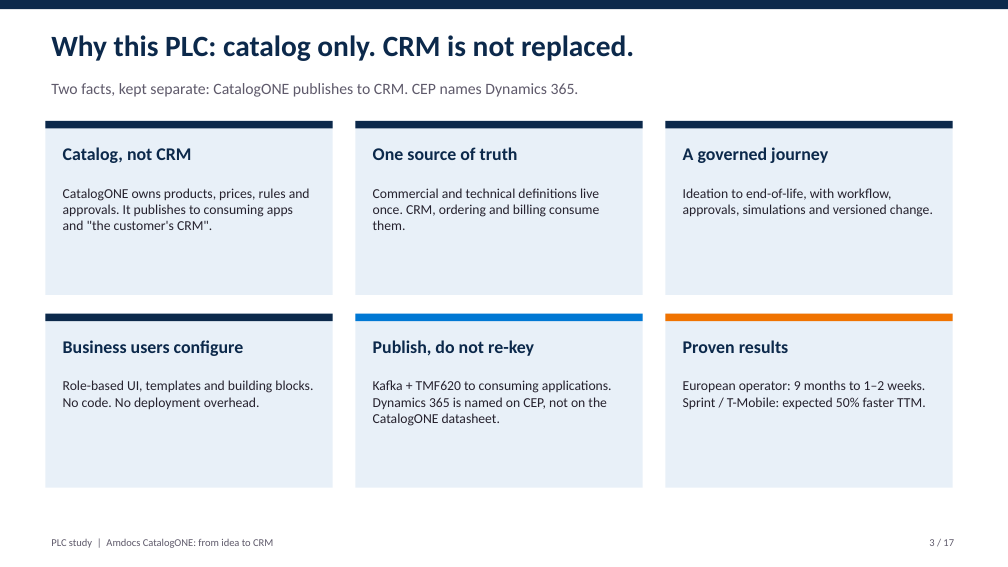
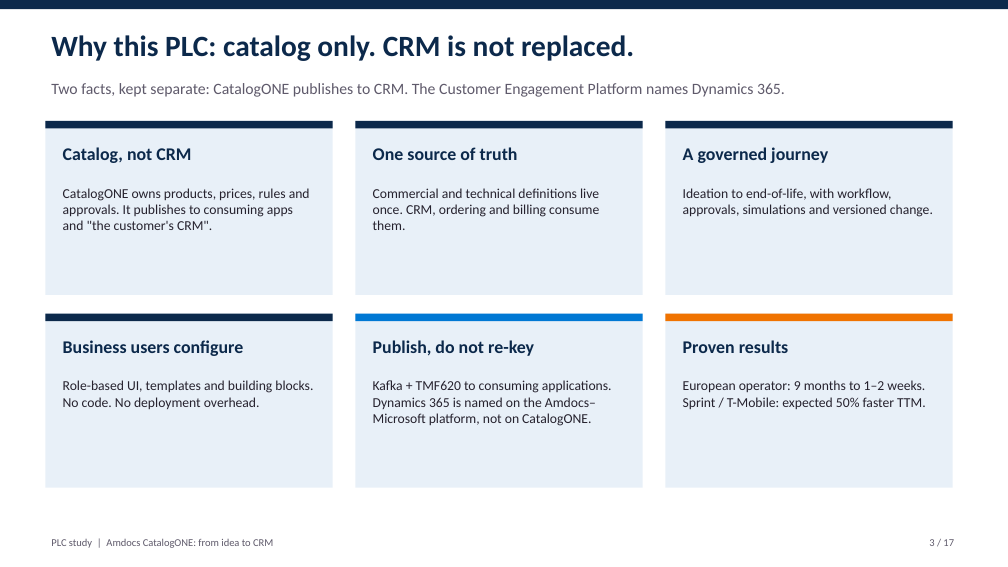
Before and after one commit to abdoe31/learnksa, a slide deck: slide 3 of plc_study/PLC_CatalogONE_Presentation.pptx. Drawn at 1008x567 pixels with LibreOffice and Linux fonts; fonts in the diff are those of the drawing. Boxes give left, top, right and bottom in pixels: in the first picture for what was removed or moved away, otherwise in the second. Text is boxed around its words. In the diff, an @@ line names an element or a change of style, - is before the commit and + after.

```diff
--- a/plc_study/PLC_CatalogONE_Presentation.pptx
+++ b/plc_study/PLC_CatalogONE_Presentation.pptx
@@ text at (51, 83, 785, 97): text changed @@
-Two facts, kept separate: CatalogONE publishes to CRM. CEP names Dynamics 365.
+Two facts, kept separate: CatalogONE publishes to CRM. The Customer Engagement Platform names Dynamics 365.
@@ text at (373, 380, 612, 426): text changed @@
-Kafka + TMF620 to consuming applications. Dynamics 365 is named on CEP, not on the CatalogONE datasheet.
+Kafka + TMF620 to consuming applications. Dynamics 365 is named on the Amdocs–Microsoft platform, not on CatalogONE.
```
Also in this commit, not shown: 5 other slides changed, 3 other files.
